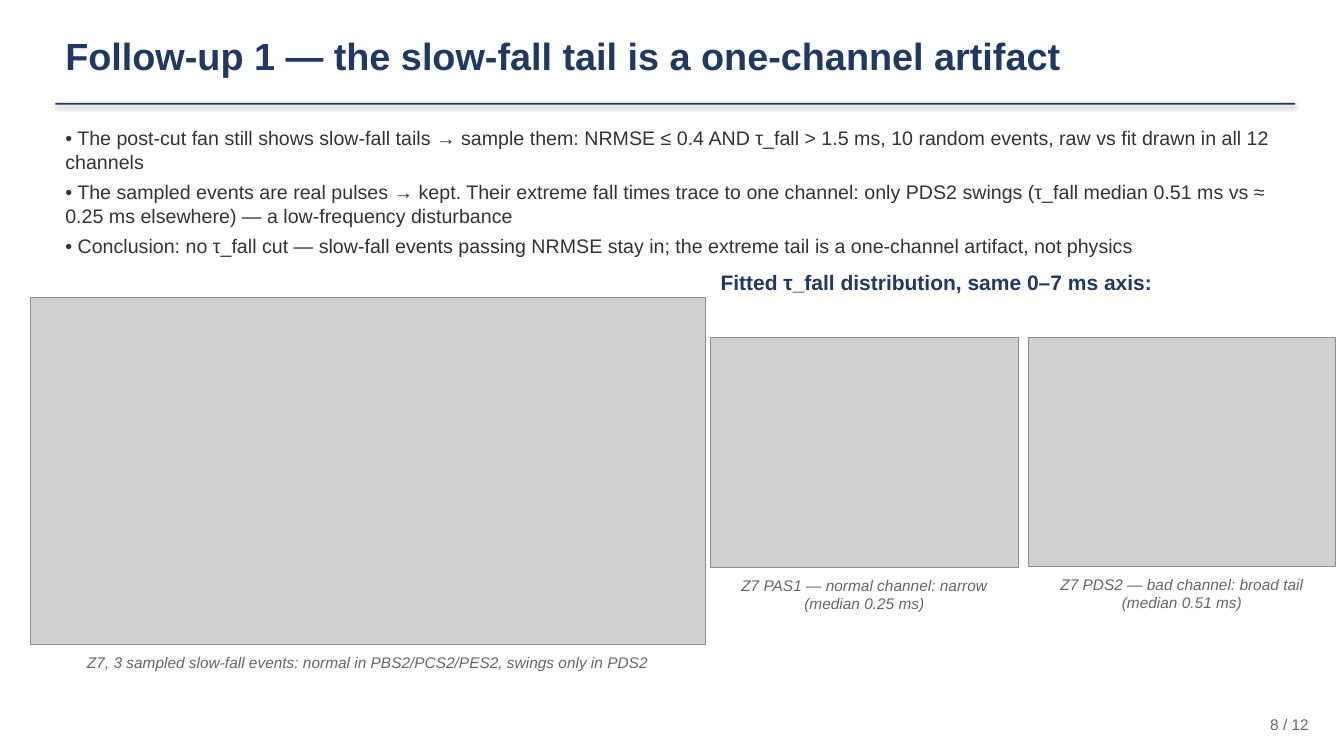
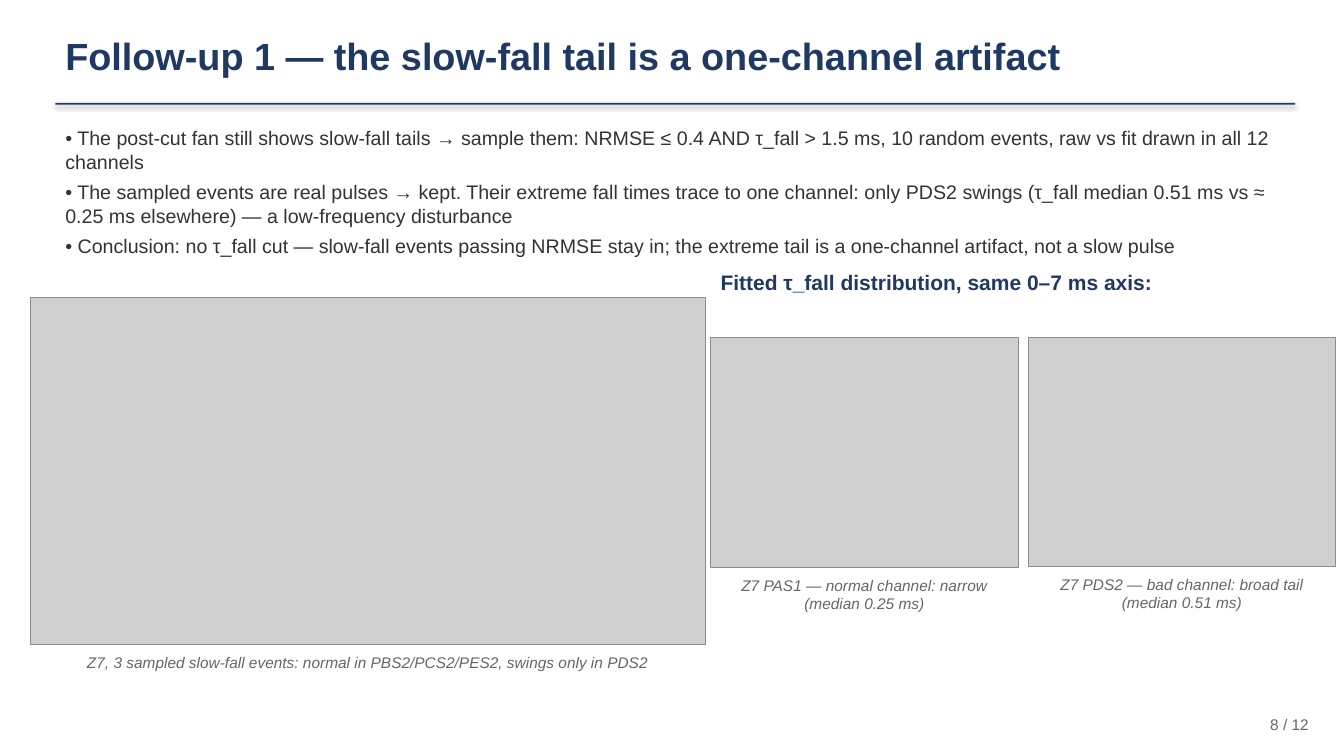
Before and after one commit to ZhihengLi0/urop, a slide deck: slide 8 of snolab/presentation/SNOLAB_R4_pulse_templates_20260715.pptx. Drawn at 1344x756 pixels with LibreOffice and Linux fonts; fonts in the diff are those of the drawing; grey boxes stand for pictures. Boxes give left, top, right and bottom in pixels: in the first picture for what was removed or moved away, otherwise in the second. Text is boxed around its words. In the diff, an @@ line names an element or a change of style, - is before the commit and + after.

```diff
--- a/snolab/presentation/SNOLAB_R4_pulse_templates_20260715.pptx
+++ b/snolab/presentation/SNOLAB_R4_pulse_templates_20260715.pptx
@@ text at [78,238,1175,257]: text changed @@
-• Conclusion: no τ_fall cut — slow-fall events passing NRMSE stay in; the extreme tail is a one-channel artifact, not physics
+• Conclusion: no τ_fall cut — slow-fall events passing NRMSE stay in; the extreme tail is a one-channel artifact, not a slow pulse
```
Also in this commit, not shown: 3 other files.
